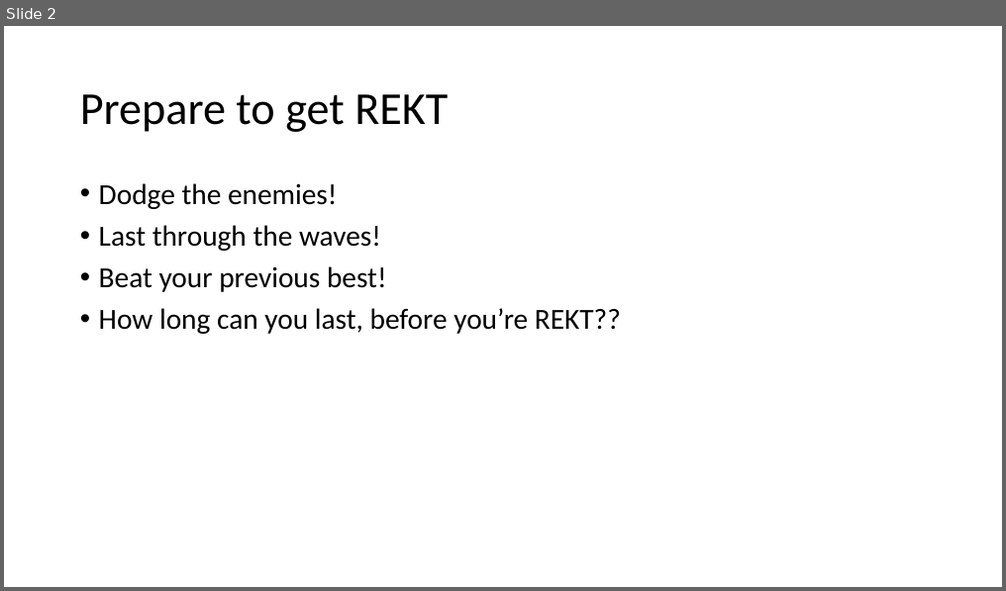
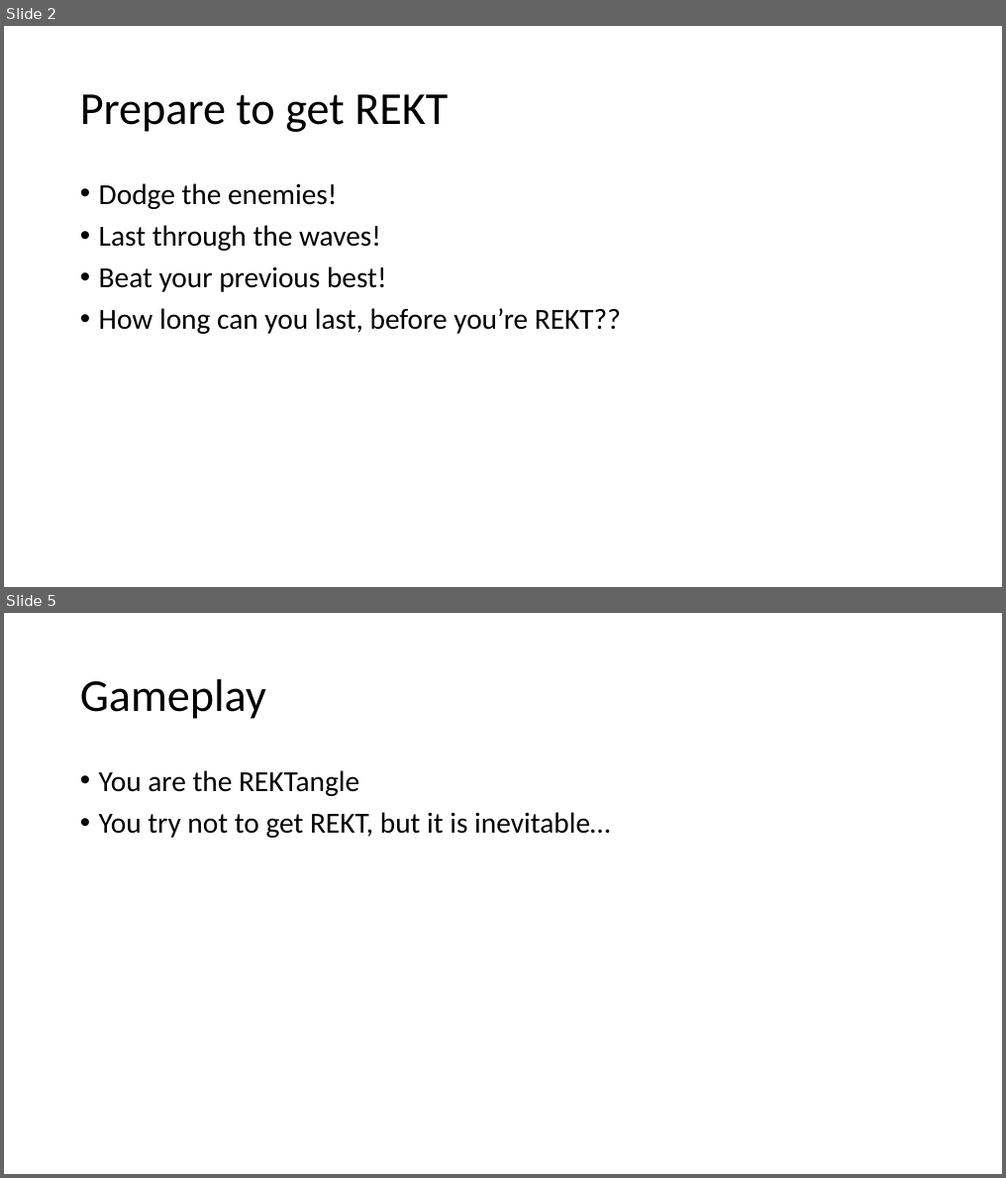
Before and after one commit to losborne/TheREKTangle, a slide deck: ProjectDocumentation/ProjectArchitecture.pptx. Shown one above the other, each under a label of ours: slide 2 before the commit, slides 2 and 5 after it; the slides between them are not shown. The pictures are 1006x591 and 1006x1178 pixels, drawn with LibreOffice and Linux fonts; fonts in the diff are those of the drawing. Boxes give left, top, right and bottom in pixels: in the first picture for what was removed or moved away, otherwise in the second. Text is boxed around its words. In the diff, an @@ line names an element or a change of style, - is before the commit and + after.

```diff
--- a/ProjectDocumentation/ProjectArchitecture.pptx
+++ b/ProjectDocumentation/ProjectArchitecture.pptx
@@ slide 5 added at [4,613,1002,1174], background #FFFFFF @@
@@ title added at [80,679,266,719], 44 pt, text #000000 @@
+Gameplay
@@ text added at [99,770,610,838], 28 pt, text #000000 @@
+• You are the REKTangle
+• You try not to get REKT, but it is inevitable…
```
Also in this commit, not shown: 1 slide changed, 3 other slides added, 1 slide removed.
